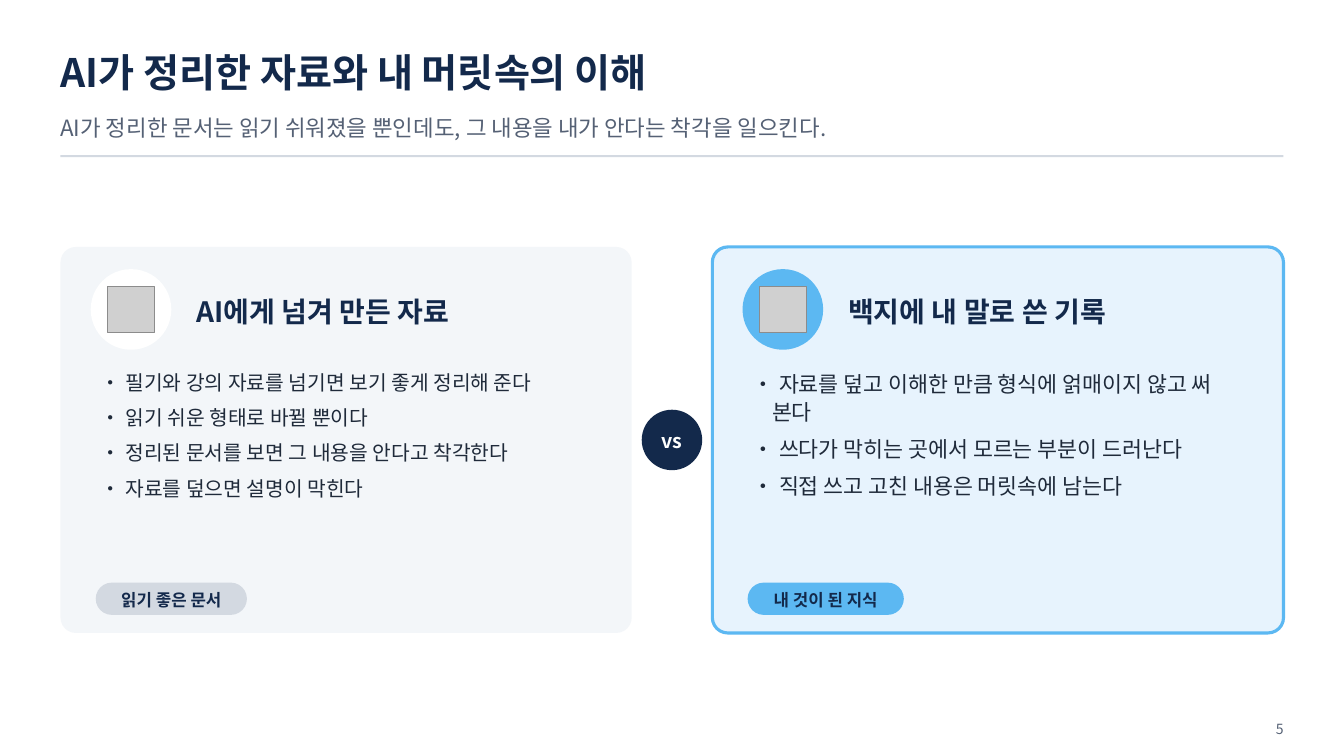
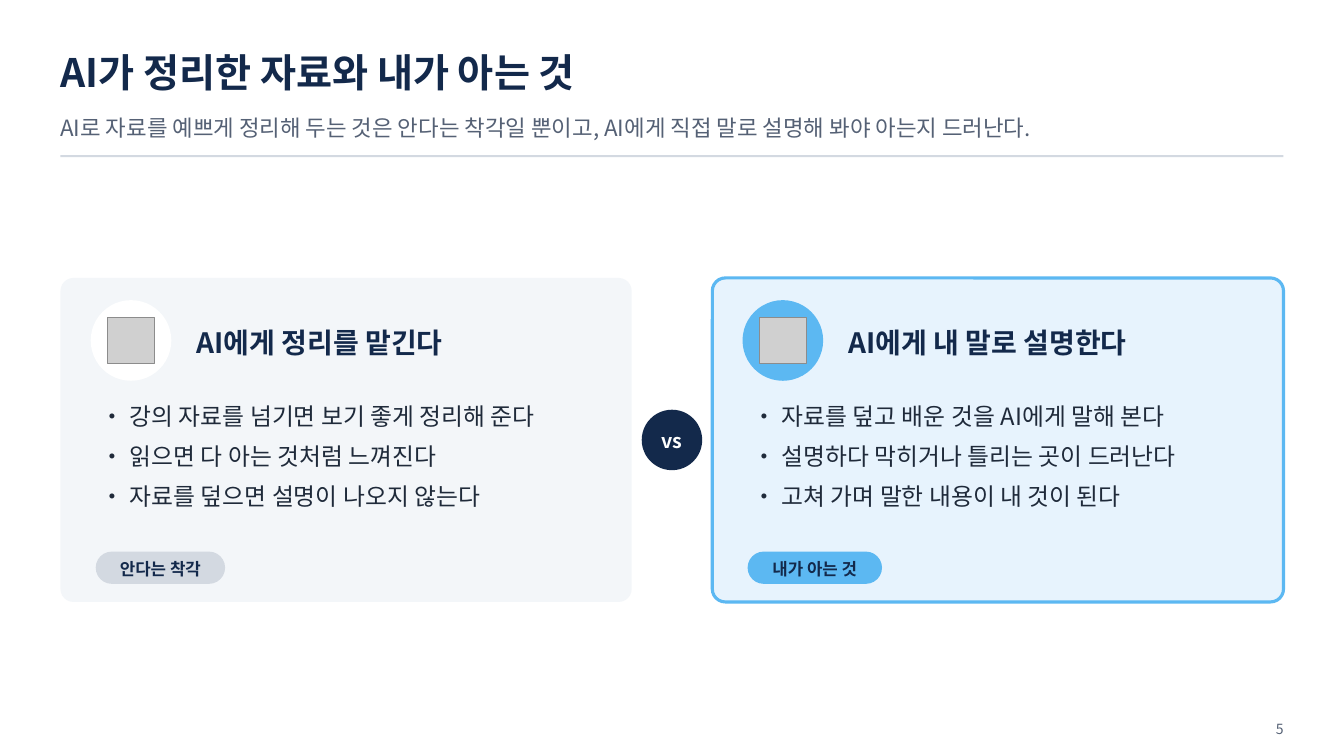
Before and after one commit to uengine-oss/hyd-iot-edu, a slide deck: slide 5 of workspace/강의제작/산출물/통합반/이론/01회차/통합반_01일차.pptx. Drawn at 1344x756 pixels with LibreOffice and Linux fonts; fonts in the diff are those of the drawing; grey boxes stand for pictures. Boxes give left, top, right and bottom in pixels: in the first picture for what was removed or moved away, otherwise in the second. Text is boxed around its words. In the diff, an @@ line names an element or a change of style, - is before the commit and + after.

Commit message:
1회차 이론 01편 공부법 · 학습목표 고침(진행 중): 덱 2 · 5~8장 화면과 노트(PPTX는 장교체로 그 장만), 9 · 10장 원고의 셋째 기록을 「직접 해 본 것과 결과」로(PPTX 미반영), 01편 대본 2 · 5~8장 새 말투. 규칙: 덱 D-7(이론은 현업 원리, 우리 시스템 구현은 말하지 않음, 정본 ceco 현업조사) · 대본 S-6 · S-7(덱을 읽지 말고 쉬운 말로 풀이) · S-10(회차 안 되짚기 없이 가볍게 잇기) · 영상 V-3 · V-14(한 문맥이 아니면 말 사이 쉼). 도구: 확정 PPTX에 장을 바꿔 끼우는 장교체.py

```diff
--- a/workspace/강의제작/산출물/통합반/이론/01회차/통합반_01일차.pptx
+++ b/workspace/강의제작/산출물/통합반/이론/01회차/통합반_01일차.pptx
@@ text at box(60, 54, 575, 91): text changed @@
-AI가 정리한 자료와 내 머릿속의 이해
+AI가 정리한 자료와 내가 아는 것
@@ text at box(60, 117, 1031, 140): text changed @@
-AI가 정리한 문서는 읽기 쉬워졌을 뿐인데도, 그 내용을 내가 안다는 착각을 일으킨다.
+AI로 자료를 예쁘게 정리해 두는 것은 안다는 착각일 뿐이고, AI에게 직접 말로 설명해 봐야 아는지 드러난다.
@@ rounded rectangle: place and size @@
-rounded rectangle at box(60, 247, 632, 633)
+rounded rectangle at box(60, 278, 632, 602)
@@ rounded rectangle: place and size @@
-rounded rectangle at box(713, 247, 1285, 633)
+rounded rectangle at box(713, 278, 1285, 602)
@@ picture removed at box(759, 286, 806, 333) @@
@@ text at box(196, 329, 442, 356): text changed @@
-AI에게 넘겨 만든 자료
+AI에게 정리를 맡긴다
@@ 2 ellipses, 1 picture: place and size @@
-2 ellipses, 1 picture at box(91, 269, 824, 350)
+2 ellipses, 1 picture at box(91, 300, 824, 381)
@@ picture added at box(759, 318, 806, 364) @@
@@ text at box(848, 329, 1126, 356): text changed @@
-백지에 내 말로 쓴 기록
+AI에게 내 말로 설명한다
@@ text at box(130, 405, 535, 507): text changed; size 14.5 to 17 pt @@
-• 필기와 강의 자료를 넘기면 보기 좋게 정리해 준다
-• 읽기 쉬운 형태로 바뀔 뿐이다
-• 정리된 문서를 보면 그 내용을 안다고 착각한다
-• 자료를 덮으면 설명이 막힌다
+• 강의 자료를 넘기면 보기 좋게 정리해 준다
+• 읽으면 다 아는 것처럼 느껴진다
+• 자료를 덮으면 설명이 나오지 않는다
@@ text at box(782, 405, 1176, 507): text changed; size 15.5 to 17 pt @@
-• 자료를 덮고 이해한 만큼 형식에 얽매이지 않고 써 본다
-• 쓰다가 막히는 곳에서 모르는 부분이 드러난다
-• 직접 쓰고 고친 내용은 머릿속에 남는다
+• 자료를 덮고 배운 것을 AI에게 말해 본다
+• 설명하다 막히거나 틀리는 곳이 드러난다
+• 고쳐 가며 말한 내용이 내 것이 된다
@@ rounded rectangle: place and size @@
-rounded rectangle at box(96, 583, 247, 615)
+rounded rectangle at box(96, 552, 225, 584)
@@ text at box(120, 561, 201, 577): text changed @@
-읽기 좋은 문서
+안다는 착각
@@ rounded rectangle: place and size @@
-rounded rectangle at box(748, 583, 904, 615)
+rounded rectangle at box(748, 552, 882, 584)
@@ text at box(772, 561, 857, 577): text changed @@
-내 것이 된 지식
+내가 아는 것
```
Also in this commit, not shown: 4 other slides changed, 6 other files.
